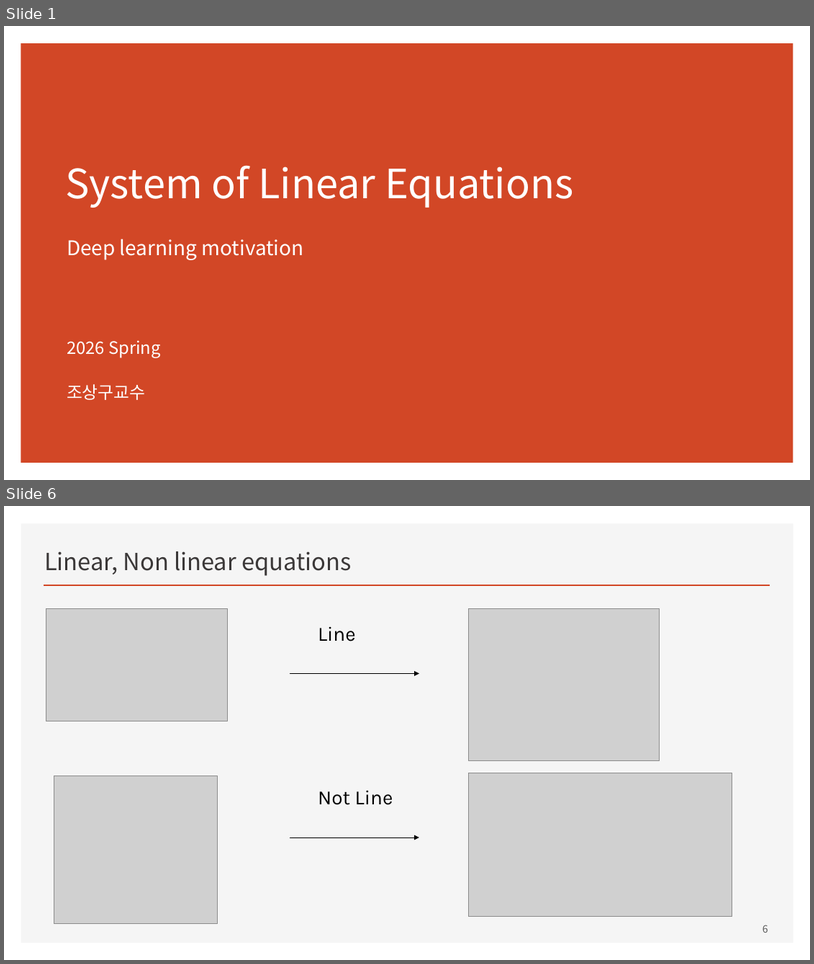
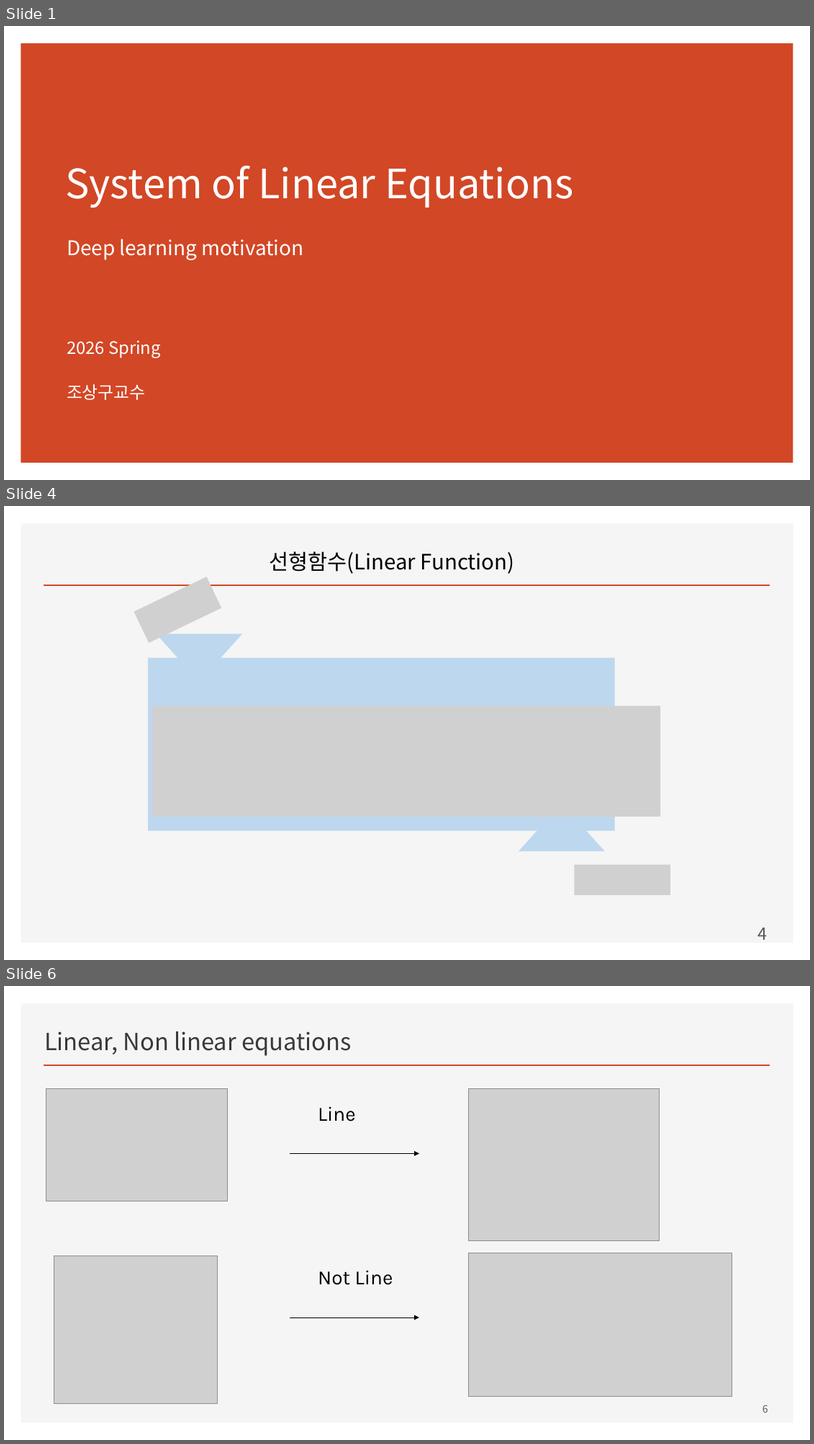
Before and after one commit to ancestor9/mathematics-for-machine-learning, a slide deck: w1_w2_System_of_Linear_Equations.pptx. Shown one above the other, each under a label of ours: slides 1 and 6 before the commit, slides 1, 4 and 6 after it; the slides between them are not shown. The pictures are 814x964 and 814x1444 pixels, drawn with LibreOffice and Linux fonts; fonts in the diff are those of the drawing; grey boxes stand for pictures; background and template pictures are left out. Boxes give left, top, right and bottom in pixels: in the first picture for what was removed or moved away, otherwise in the second. Text is boxed around its words. In the diff, an @@ line names an element or a change of style, - is before the commit and + after.

```diff
--- a/w1_w2_System_of_Linear_Equations.pptx
+++ b/w1_w2_System_of_Linear_Equations.pptx
@@ slide 4 added at [4,506,810,960], background picture (left out); not listed: 2 template elements that a slide beside it also shows @@
@@ title added at [269,551,515,574], 25.2 pt, text #000000 @@
+선형함수(Linear Function)
@@ picture added at [134,577,221,643] @@
@@ flow chart merge added at [157,633,242,682], fill #BDD7EE @@
@@ rectangle added at [148,658,615,831], fill #BDD7EE @@
@@ picture added at [152,705,661,816] @@
@@ flow chart merge added at [519,803,604,851], fill #BDD7EE @@
@@ picture added at [574,864,671,894] @@
@@ page number added at [759,927,768,939], 20 pt, text #595959 @@
+4
```
Also in this commit, not shown: 6 other slides added, 2 slides removed, 2 other files.
